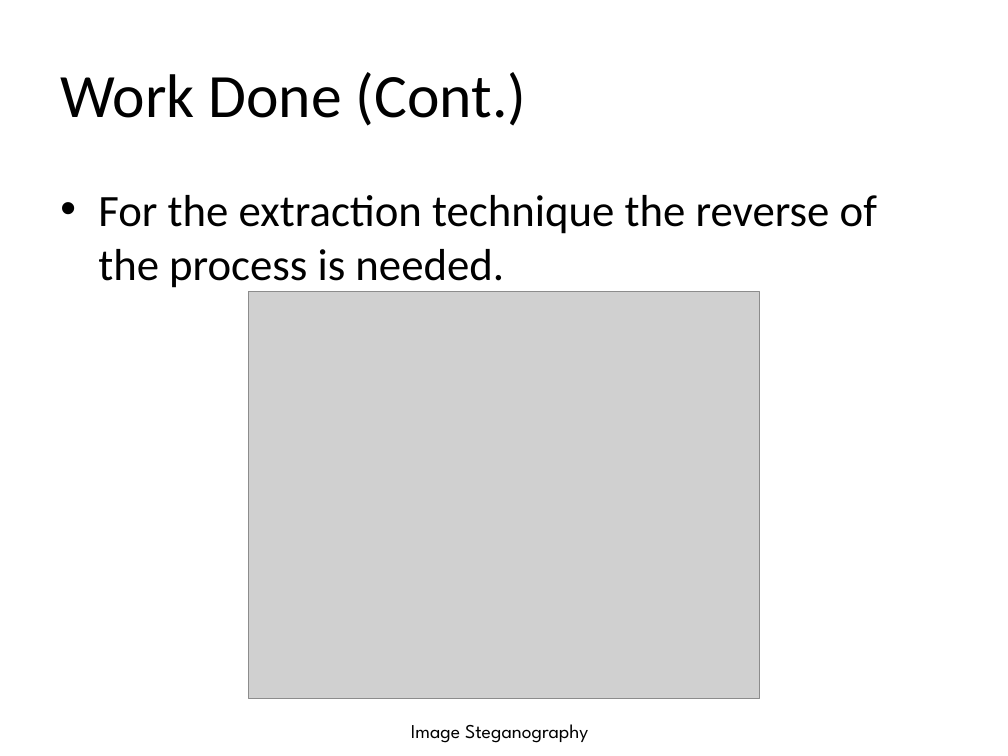
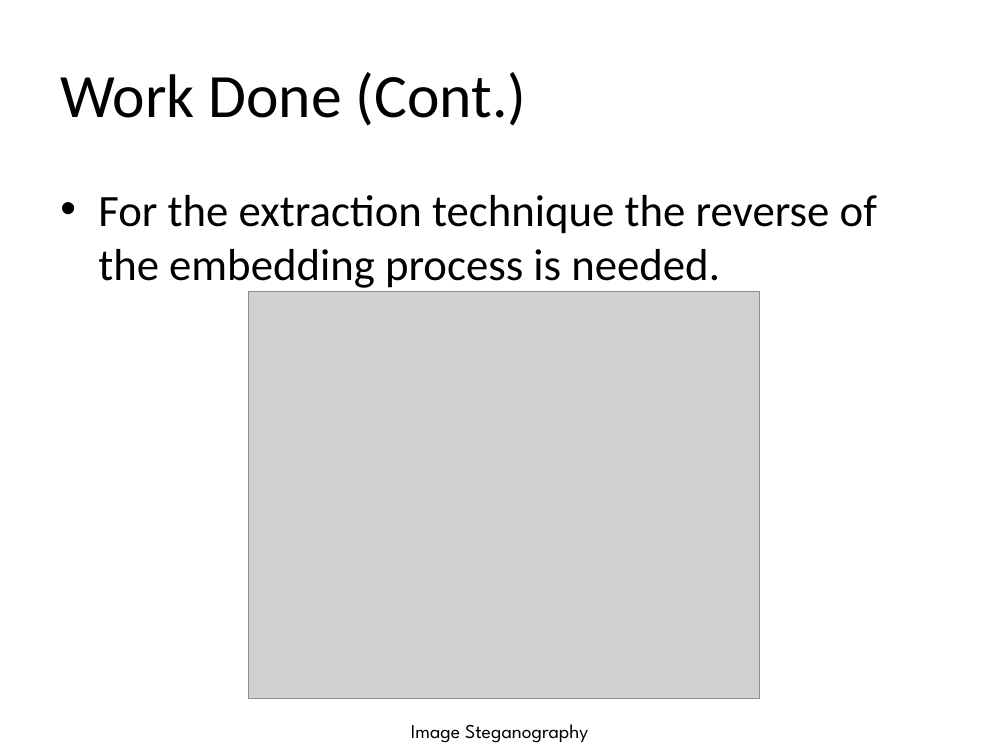
Before and after one commit to EmmanuelManeswa/Image-Steganography, a slide deck: slide 11 of docs/project 2/Project Presentation (154409 - Emmanuel Maneswa).pptx. Drawn at 1008x756 pixels with LibreOffice and Linux fonts; fonts in the diff are those of the drawing; grey boxes stand for pictures. Boxes give left, top, right and bottom in pixels: in the first picture for what was removed or moved away, otherwise in the second. Text is boxed around its words. In the diff, an @@ line names an element or a change of style, - is before the commit and + after.

```diff
--- a/docs/project 2/Project Presentation (154409 - Emmanuel Maneswa).pptx
+++ b/docs/project 2/Project Presentation (154409 - Emmanuel Maneswa).pptx
@@ text at box(98, 195, 877, 288): text changed @@
-• For the extraction technique the reverse of the process is needed.
+• For the extraction technique the reverse of the embedding process is needed.
```
Also in this commit, not shown: 4 other slides changed.
